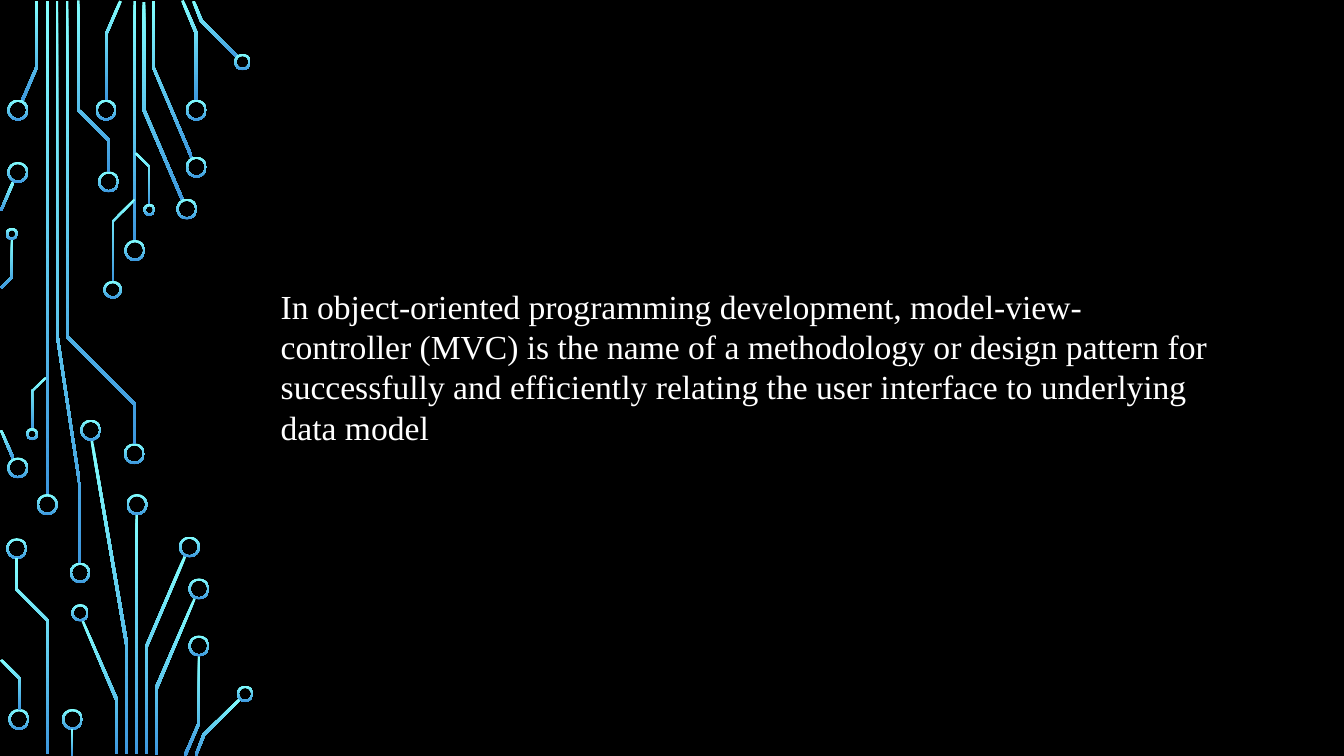
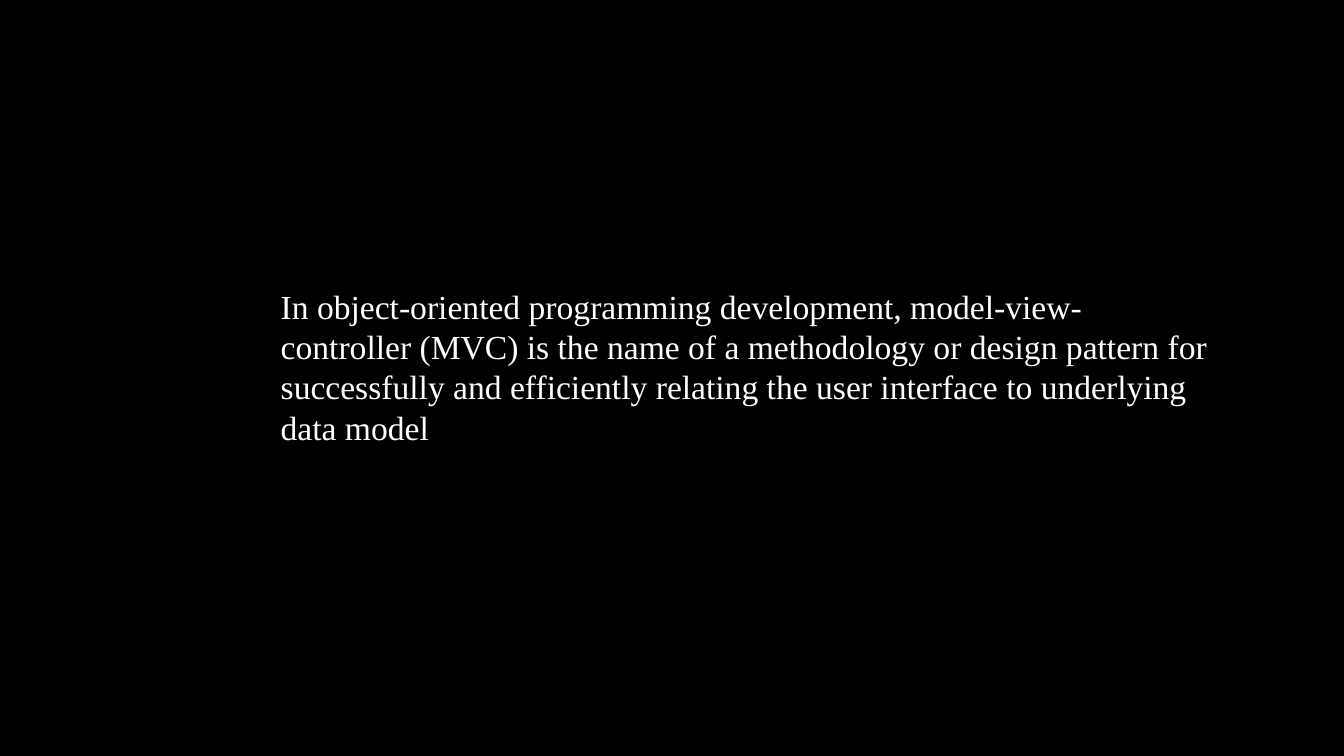
Before and after one commit to bugChanger/E-receipit_for_CSE404, a slide deck: slide 3 of MVC_video.pptx (slide 2 before the commit). Drawn at 1344x756 pixels with LibreOffice and Linux fonts; fonts in the diff are those of the drawing; background and template pictures are left out. Boxes give left, top, right and bottom in pixels: in the first picture for what was removed or moved away, otherwise in the second. Text is boxed around its words. In the diff, an @@ line names an element or a change of style, - is before the commit and + after.

```diff
--- a/MVC_video.pptx
+++ b/MVC_video.pptx
@@ group removed at (0, 0, 254, 756): 50 freeform shapes, 4 rectangles @@
```
Also in this commit, not shown: 2 other slides changed, 4 slides added, 3 slides removed.
